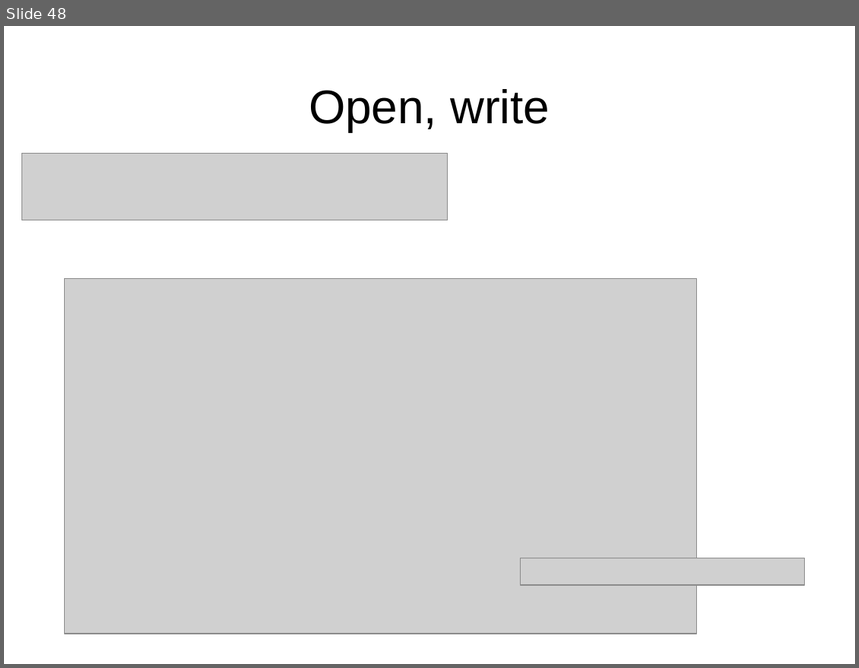
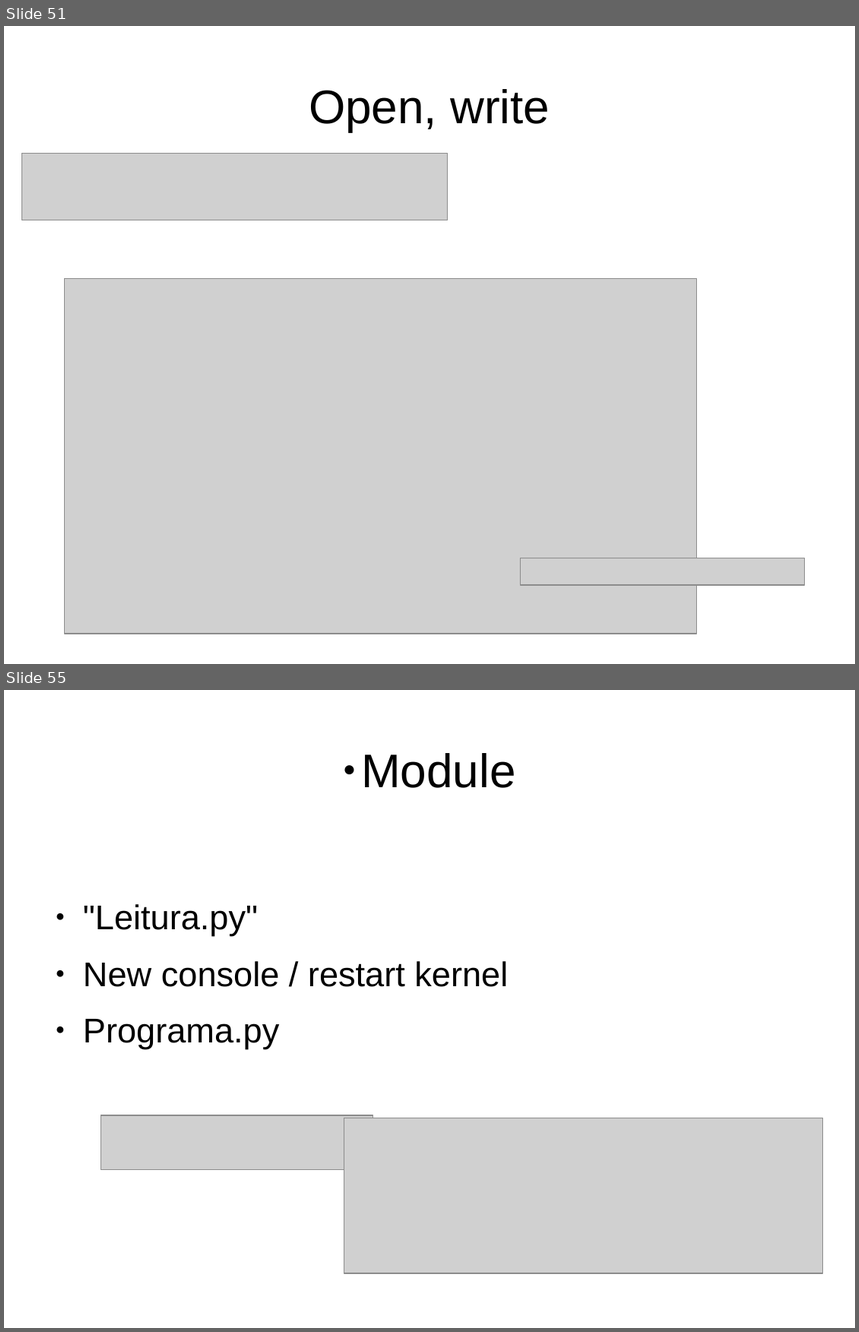
Before and after one commit to iurisegtovich/CursoSciPySEQ2018, a slide deck: source/curso_c2_logica_e_sintaxe.odp. Shown one above the other, each under a label of ours: slide 48 before the commit, slides 51 and 55 after it; the slides between them are not shown. The pictures are 859x668 and 859x1332 pixels, drawn with LibreOffice and Linux fonts; fonts in the diff are those of the drawing; grey boxes stand for pictures. Boxes give left, top, right and bottom in pixels: in the first picture for what was removed or moved away, otherwise in the second. Text is boxed around its words. In the diff, an @@ line names an element or a change of style, - is before the commit and + after.

```diff
--- a/source/curso_c2_logica_e_sintaxe.odp
+++ b/source/curso_c2_logica_e_sintaxe.odp
@@ slide 55 added at box(4, 690, 855, 1328), background #FFFFFF @@
@@ title added at box(361, 753, 516, 788), 44 pt, text #000000 @@
+● Module
@@ text added at box(83, 904, 508, 1049), 32 pt, text #000000 @@
+● "Leitura.py"
+● New console / restart kernel
+● Programa.py
@@ picture added at box(101, 1116, 373, 1170) @@
@@ picture added at box(344, 1119, 823, 1274) @@
@@ what was slide 48 is now slide 51 @@
```
Also in this commit, not shown: 5 slides changed, 4 other slides added, 1 slide removed, 24 other files.
